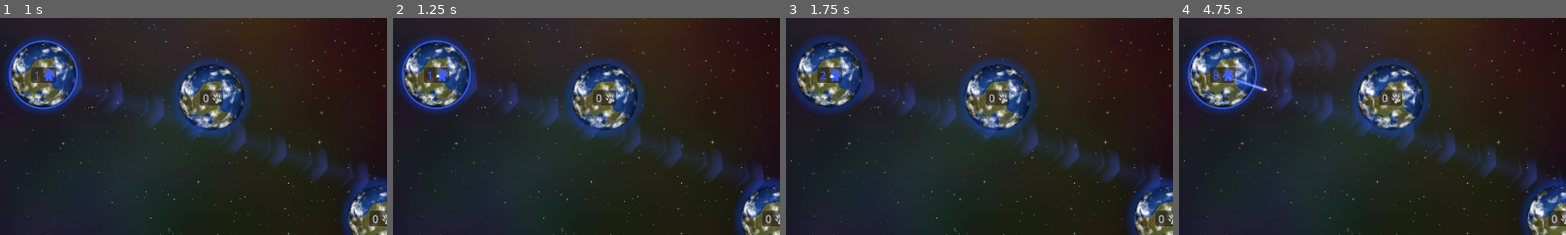
Above: before the commit, frames 1-4 (left to right).
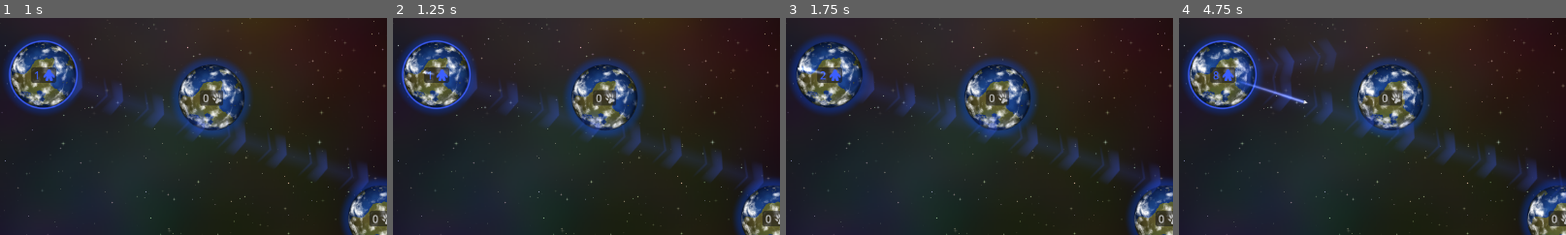
Above: after the commit, the same moments.

Repository: bruce965/space-capture
Game: Godot game, scene res://main.tscn
Two runs of this game, one before a commit and one after it. Both use one fixed random seed, a clock stepped at 60 frames per second and the inputs below.
Inputs (mouse positions are % of the whole screen's width and height, from its top left):
- Up to frame 1 (1 s): tap Enter at 0.5 s; drag from (17, 31) to (83, 69) at 0.52 s
- Up to frame 2 (1.25 s): no input
- Up to frame 3 (1.75 s): drag from (83, 69) to (17, 31) at 1.27 s
- Up to frame 4 (4.75 s): move the mouse to (39, 36) at 2.02 s; click (39, 36) at 2.17 s; drag from (61, 64) to (83, 69) at 2.77 s; move the mouse to (80, 65) at 3.52 s; click (80, 65) at 3.67 s; drag from (20, 35) to (35, 25) at 4.27 s
The pictures show only the part of the screen within x 12-62%, y 18-68%; the shares and areas given below are measured in that part.

Frame 1 is identical in both runs. In frame 2, less than 0.1% of the frame differs, in the area x 7-13%, y 24-28%; in frame 3, 0.1%; in frame 4, 0.4%, in the area x 12-34%, y 27-40%.

Commit message:
Improve fleets

Diff:
--- a/scenes/ships_fleet/ship/ship.gd
+++ b/scenes/ships_fleet/ship/ship.gd
@@ -1,10 +1,39 @@
 class_name Ship
 extends Node2D
+
+const ACCELERATION = 100.
+const ROTATION_SPEED = 3.
+const MAX_SPEED = 100.
 
 @export var color: Color :
 	set(value):
 		color = value
 		_update_color(color)
 
+@export var target_position: Vector2
+
+var velocity: Vector2
+
+func _process(delta: float) -> void:
+	var target_velocity := (target_position - global_position).normalized() * MAX_SPEED
+	var adjusted_target_velocity := target_velocity - velocity
+	var acceleration := Vector2.ZERO if adjusted_target_velocity == Vector2.ZERO else adjusted_target_velocity.normalized() * ACCELERATION
+
+	var decelerate_at_distance := velocity.length_squared() / (2. * ACCELERATION)
+	var distance_squared := global_position.distance_squared_to(target_position)
+	var slow_down := distance_squared < decelerate_at_distance*decelerate_at_distance
+	if slow_down:
+		acceleration = velocity.normalized() * -ACCELERATION
+
+	velocity += acceleration * delta
+
+	var speed_squared := velocity.length_squared()
+	if speed_squared > MAX_SPEED*MAX_SPEED:
+		velocity = velocity / sqrt(speed_squared) * MAX_SPEED
+
+	global_position += velocity * delta
+
+	rotation = rotate_toward(rotation, global_position.angle_to_point(target_position), min(1., delta) * ROTATION_SPEED)
+
 func _update_color(ship_color: Color) -> void:
 	%LineTrail.material.set_shader_parameter('color', ship_color)
--- a/scenes/ships_fleet/ships_fleet.gd
+++ b/scenes/ships_fleet/ships_fleet.gd
@@ -1,5 +1,10 @@
 extends Node2D
 class_name ShipsFleet
+
+const RANK_SIZE = 7
+const RANKS_DISTANCE = 12.
+const SHOULDER_DISTANCE = 8.
+const DISPERSE_AT_DISTANCE = 100.
 
 @export var departed_at: int # Time.get_ticks_msec()
 
@@ -14,7 +19,7 @@
 @export var count: int :
 	set(value):
 		count = value
-		_update_instances_count()
+		_update_ships_count()
 
 @export var trail: Trail
 
@@ -32,24 +37,24 @@
 
 #region Graphics
 
-var _instances: Array[Node2D] = []
+var _ships: Array[Ship] = []
 
 @export var ship_template: PackedScene
 
-func _update_instances_count() -> void:
-	var diff = count - _instances.size()
+func _update_ships_count() -> void:
+	var diff = count - _ships.size()
 
 	for i in range(diff):
-		var j = float(1 + _instances.size())
 		var ship: Ship = ship_template.instantiate()
 		ship.color = player.color
 		add_child(ship)
-		ship.position = Vector2.from_angle(j) * j * 2.
-		ship.look_at(to - from)
-		_instances.push_back(ship)
+		ship.position = from
+		ship.rotation = randf_range(0, 2 * PI)
+		ship.velocity = randf_range(60., 120.) * Vector2.from_angle(ship.rotation)
+		_ships.push_back(ship)
 
 	for i in range(-diff):
-		var ship: Node2D = _instances.pop_back()
+		var ship: Ship = _ships.pop_back()
 		remove_child(ship)
 
 var _arrived := false
@@ -58,7 +63,18 @@
 	if not _arrived:
 		var clamped_tick := clampi(tick, departed_at, arrives_at)
 		var progress := float(clamped_tick - departed_at) / float(arrives_at - departed_at)
-		position = lerp(from, to, smoothstep(0., 1., progress))
+		var fleet_position: Vector2 = lerp(from, to, clampf(progress, 0., 1.))
+		var dispersiveness := clampf(sqrt(minf(fleet_position.distance_squared_to(from), fleet_position.distance_squared_to(to))) / DISPERSE_AT_DISTANCE, 0., 1.)
+
+		var angle = from.angle_to_point(to)
+		var ranks_count := ceili(float(_ships.size()) / RANK_SIZE)
+		for i in range(_ships.size()):
+			var rank := floori(float(i) / RANK_SIZE)
+			var position_in_rank := i % RANK_SIZE
+			var ships_in_rank := RANK_SIZE if rank != ranks_count - 1 else (_ships.size() - (ranks_count - 1) * RANK_SIZE)
+			var assigned_position := Vector2(rank * -RANKS_DISTANCE - abs(position_in_rank - ships_in_rank / 2.) * 5., float(position_in_rank - (ships_in_rank - 1) * .5) * SHOULDER_DISTANCE)
+			_ships[i].target_position = fleet_position + lerp(Vector2.ZERO, assigned_position.rotated(angle) + Vector2.from_angle(sin(i + tick / 10.)) * 2., dispersiveness)
+
 		if tick >= arrives_at:
 			_arrived = true
 			trail.show_trail = false
--- a/scenes/templates/scene_templates.tres
+++ b/scenes/templates/scene_templates.tres
@@ -1,4 +1,4 @@
-[gd_resource type="Resource" script_class="TemplateScenes" load_steps=5 format=3 uid="uid://cp0dudi0f5r62"]
+[gd_resource type="Resource" script_class="SceneTemplates" load_steps=5 format=3 uid="uid://cp0dudi0f5r62"]
 
 [ext_resource type="PackedScene" uid="uid://dq00mi6jwsa1f" path="res://scenes/control_planet/control_planet.tscn" id="1_3rbtf"]
 [ext_resource type="Script" path="res://scenes/templates/scene_templates.gd" id="1_yvn3m"]
